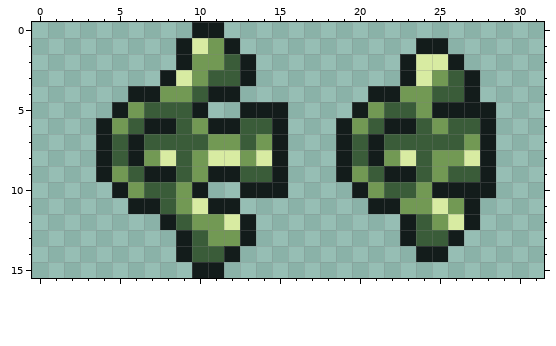
Two states of a pixel-art sprite, res/battery_three.png. This is how it looked before the edit.
The file is 32x16 pixels.
And afterwards:
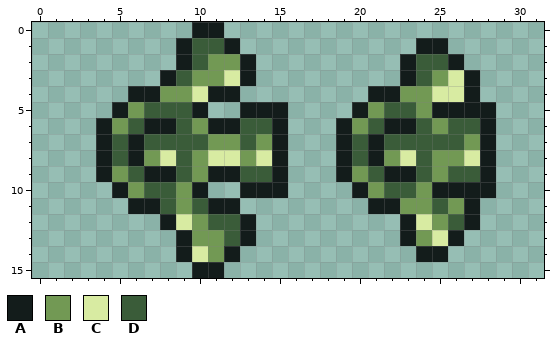
Palette (. is transparent): A #131c1b  B #729954  C #d8eba2  D #3a5c39
Change:
Colour D becomes colour B in row 2 at x 12; in row 3 at x 11; in row 13 at x 10 and 24; in row 14 at x 11.
Colour D becomes colour C in row 3 at x 12 and 26; in row 4 at x 10 and 25 to 26; in row 12 at x 9 and 24; in row 13 at x 25; in row 14 at x 10.
Colour B becomes colour D in row 1 at x 11; in row 2 at x 10; in row 12 at x 11; in row 13 at x 12.
Colour C becomes colour D in row 1 at x 10; in row 2 at x 24 to 25; in row 3 at x 9 and 24; in row 11 at x 10 and 25; in row 12 at x 12 and 26.
Pixel boxes of the changes (left, top, right, bottom) in both pictures:
changed: (176, 38, 240, 102)
changed: (416, 54, 464, 102)
changed: (176, 198, 240, 262)
changed: (416, 198, 464, 246)
